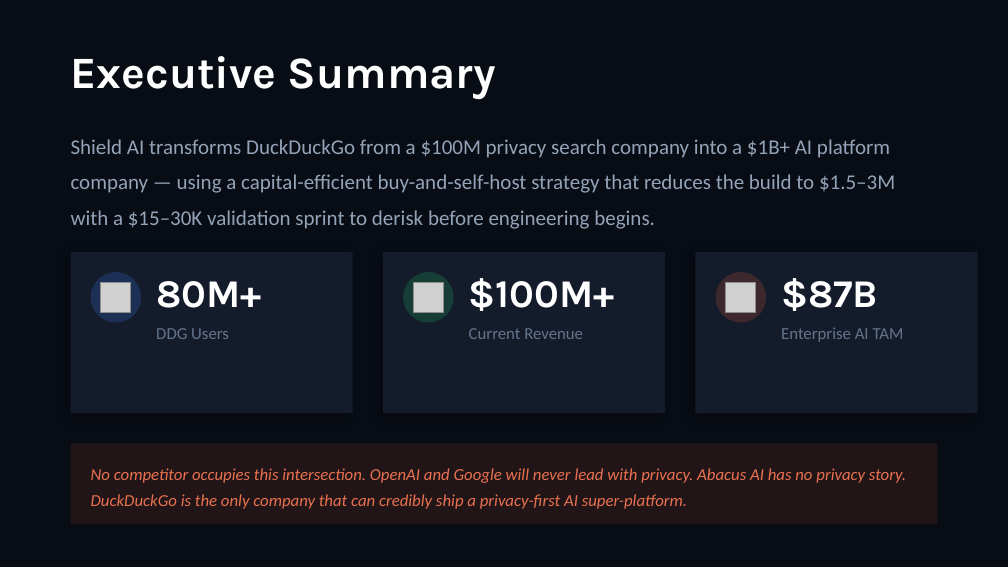
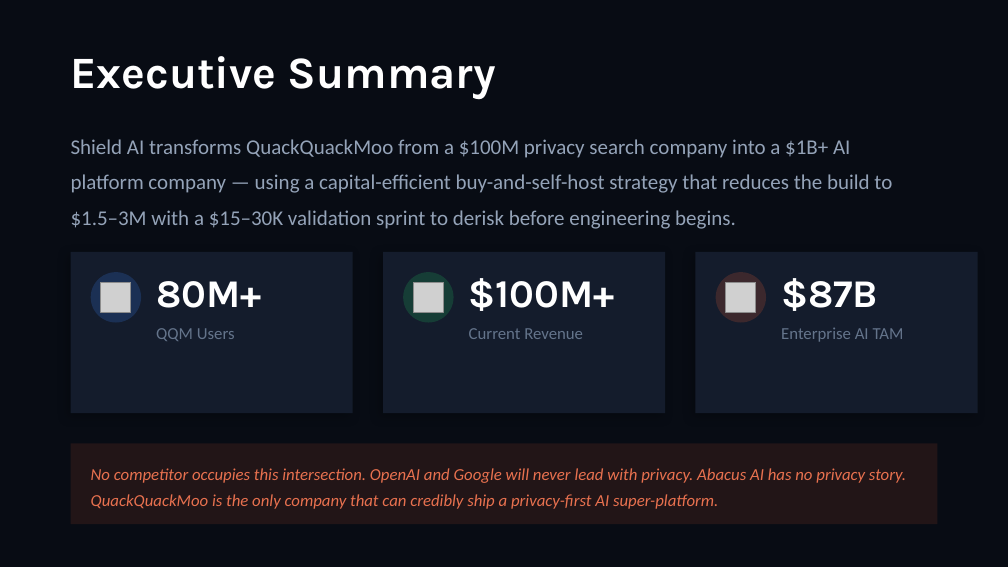
Before and after one commit to jaypast/shield-ai, a slide deck: slide 2 of proposal/shield-ai-proposal.pptx. Drawn at 1008x567 pixels with LibreOffice and Linux fonts; fonts in the diff are those of the drawing; grey boxes stand for pictures. Boxes give left, top, right and bottom in pixels: in the first picture for what was removed or moved away, otherwise in the second. Text is boxed around its words. In the diff, an @@ line names an element or a change of style, - is before the commit and + after.

Commit message:
Fix deck: 'by DuckDuckGo' → 'A Proposal for QuackQuackMoo' + all DDG refs

```diff
--- a/proposal/shield-ai-proposal.pptx
+++ b/proposal/shield-ai-proposal.pptx
@@ text at [71,139,892,229]: text changed @@
-Shield AI transforms DuckDuckGo from a $100M privacy search company into a $1B+ AI platform company — using a capital-efficient buy-and-self-host strategy that reduces the build to $1.5–3M with a $15–30K validation sprint to derisk before engineering begins.
+Shield AI transforms QuackQuackMoo from a $100M privacy search company into a $1B+ AI platform company — using a capital-efficient buy-and-self-host strategy that reduces the build to $1.5–3M with a $15–30K validation sprint to derisk before engineering begins.
@@ text at [156,328,235,341]: text changed @@
-DDG Users
+QQM Users
@@ text at [91,468,906,509]: text changed @@
-No competitor occupies this intersection. OpenAI and Google will never lead with privacy. Abacus AI has no privacy story. DuckDuckGo is the only company that can credibly ship a privacy-first AI super-platform.
+No competitor occupies this intersection. OpenAI and Google will never lead with privacy. Abacus AI has no privacy story. QuackQuackMoo is the only company that can credibly ship a privacy-first AI super-platform.
```
Also in this commit, not shown: 6 other slides changed.
